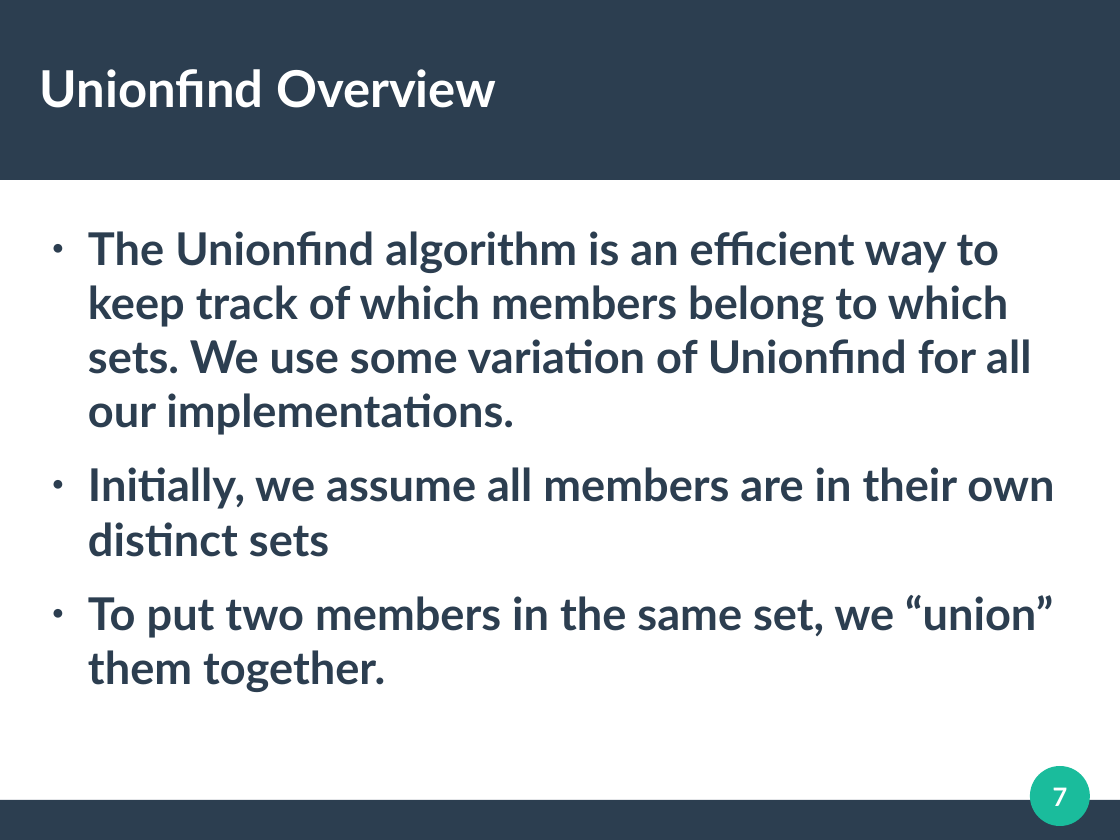
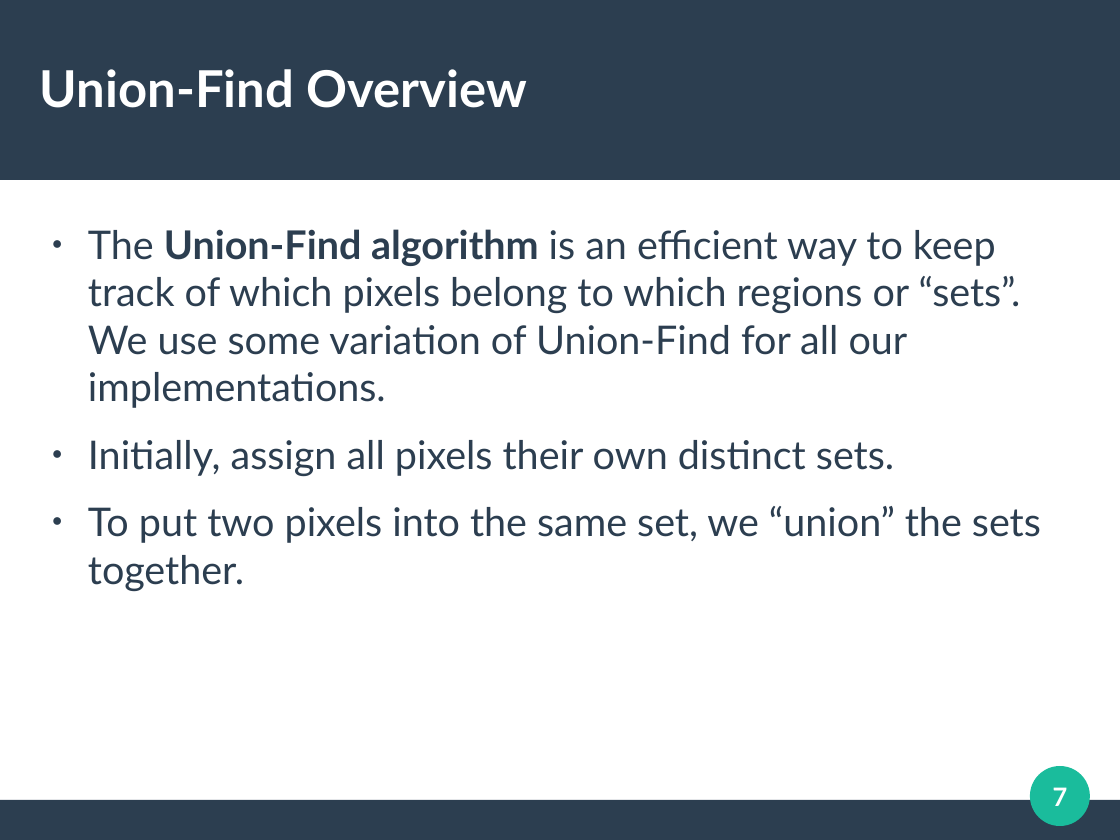
Before and after one commit to cycraig/ConnectedComponentsLabelling, a slide deck: slide 7 of presentation/Presentation.odp. Drawn at 1120x840 pixels with LibreOffice and Linux fonts; fonts in the diff are those of the drawing. Boxes give left, top, right and bottom in pixels: in the first picture for what was removed or moved away, otherwise in the second. Text is boxed around its words. In the diff, an @@ line names an element or a change of style, - is before the commit and + after.

```diff
--- a/presentation/Presentation.odp
+++ b/presentation/Presentation.odp
@@ title at box(40, 69, 527, 108): text changed @@
-Unionfind Overview
+Union-Find Overview
@@ text at box(88, 229, 1041, 591): text changed; size 32 to 28 pt; bold off @@
-● The Unionfind algorithm is an efficient way to keep track of which members belong to which sets. We use some variation of Unionfind for all our implementations.
-● Initially, we assume all members are in their own distinct sets
-● To put two members in the same set, we “union” them together.
+● The Union-Find algorithm is an efficient way to keep track of which pixels belong to which regions or “sets”. We use some variation of Union-Find for all our implementations.
+● Initially, assign all pixels their own distinct sets.
+● To put two pixels into the same set, we “union” the sets together.
```
Also in this commit, not shown: 26 other slides changed, 4 slides added, 1 slide removed, 4 other files.
